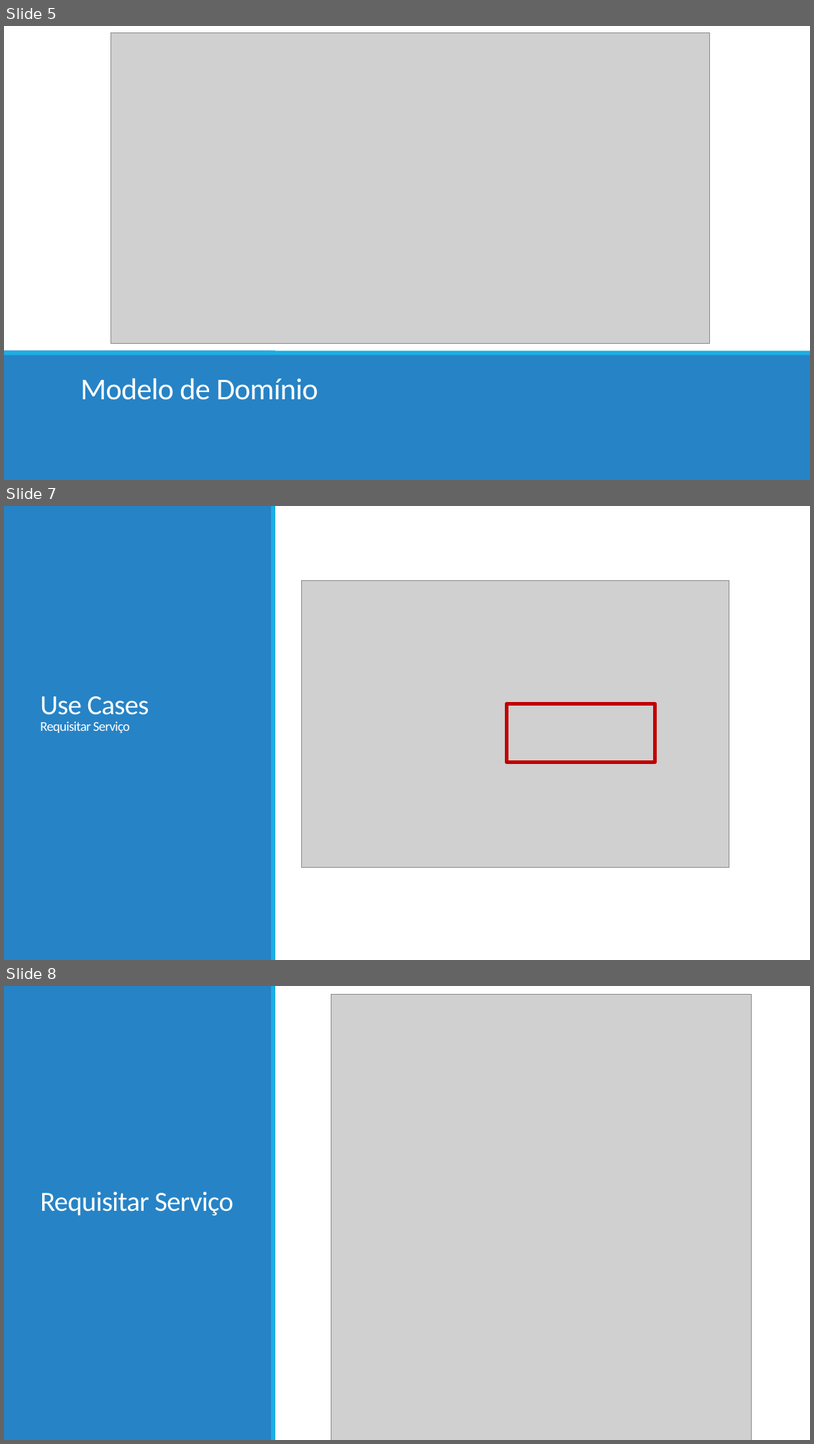
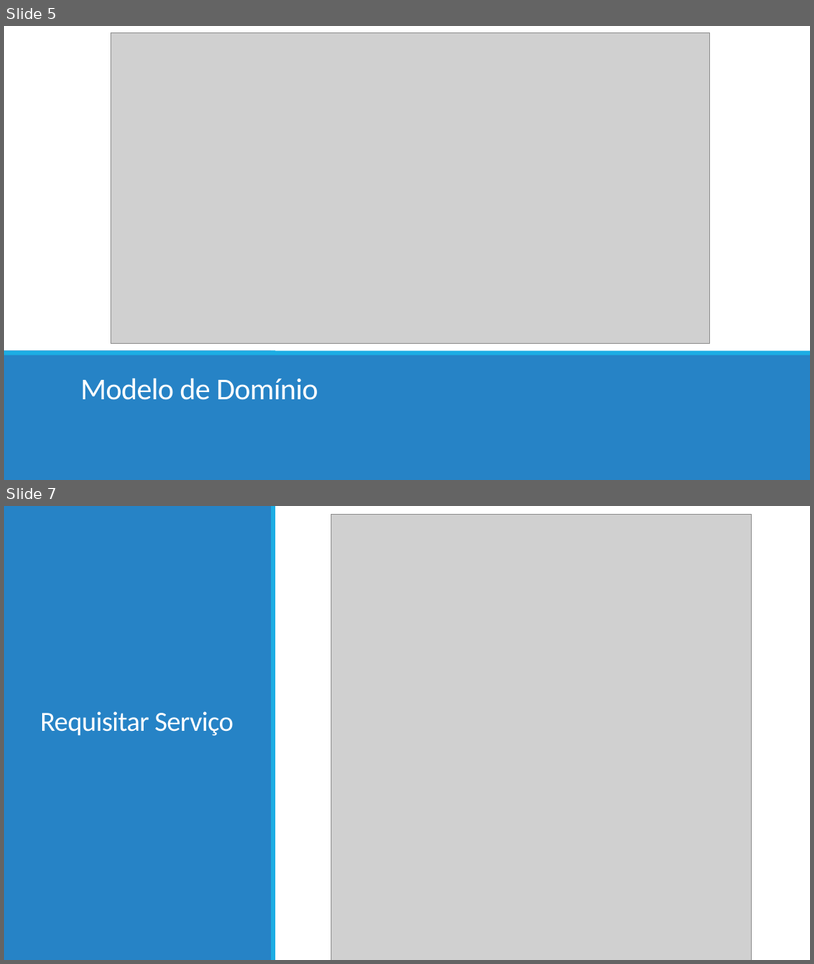
Before and after one commit to ruicalheno133/home-massage, a slide deck: Parte_III/Apresentação 3.pptx. Shown one above the other, each under a label of ours: slides 5, 7 and 8 before the commit, slides 5 and 7 after it; the slides between them are not shown. The pictures are 814x1444 and 814x964 pixels, drawn with LibreOffice and Linux fonts; fonts in the diff are those of the drawing; grey boxes stand for pictures. Boxes give left, top, right and bottom in pixels: in the first picture for what was removed or moved away, otherwise in the second. Text is boxed around its words. In the diff, an @@ line names an element or a change of style, - is before the commit and + after.

```diff
--- a/Parte_III/Apresentação 3.pptx
+++ b/Parte_III/Apresentação 3.pptx
@@ slide 7 removed at (x1=4, y1=506, x2=810, y2=960), background #FFFFFF; not listed: 2 template elements that a slide beside it also shows @@
@@ picture removed at (x1=301, y1=580, x2=729, y2=867) @@
@@ title removed at (x1=40, y1=696, x2=149, y2=733) @@
-Use Cases
-Requisitar Serviço
@@ rectangle removed at (x1=507, y1=704, x2=656, y2=762) @@
@@ what was slide 8 is now slide 7 @@
```
Also in this commit, not shown: 4 slides changed, 4 slides added, 5 other slides removed.
